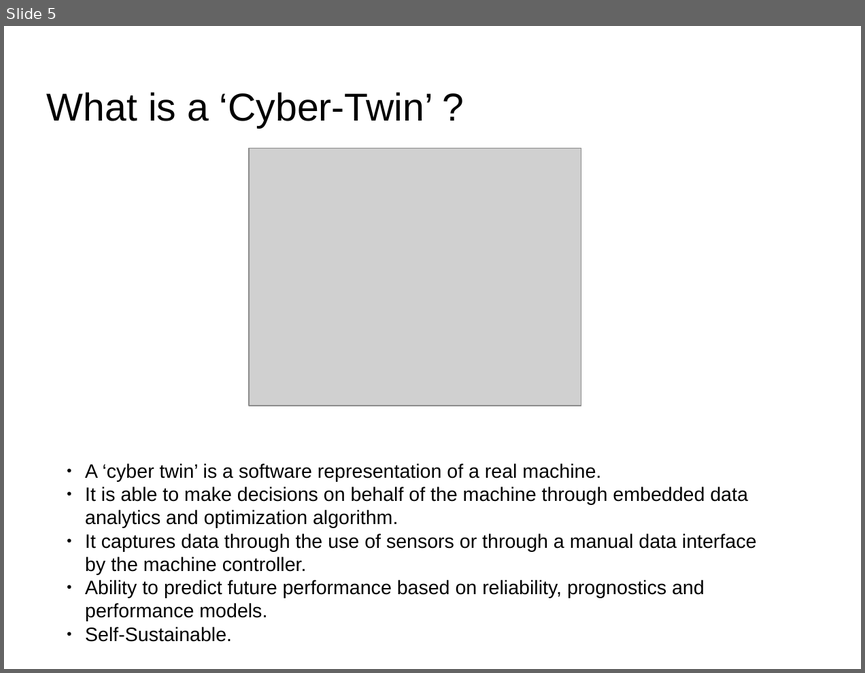
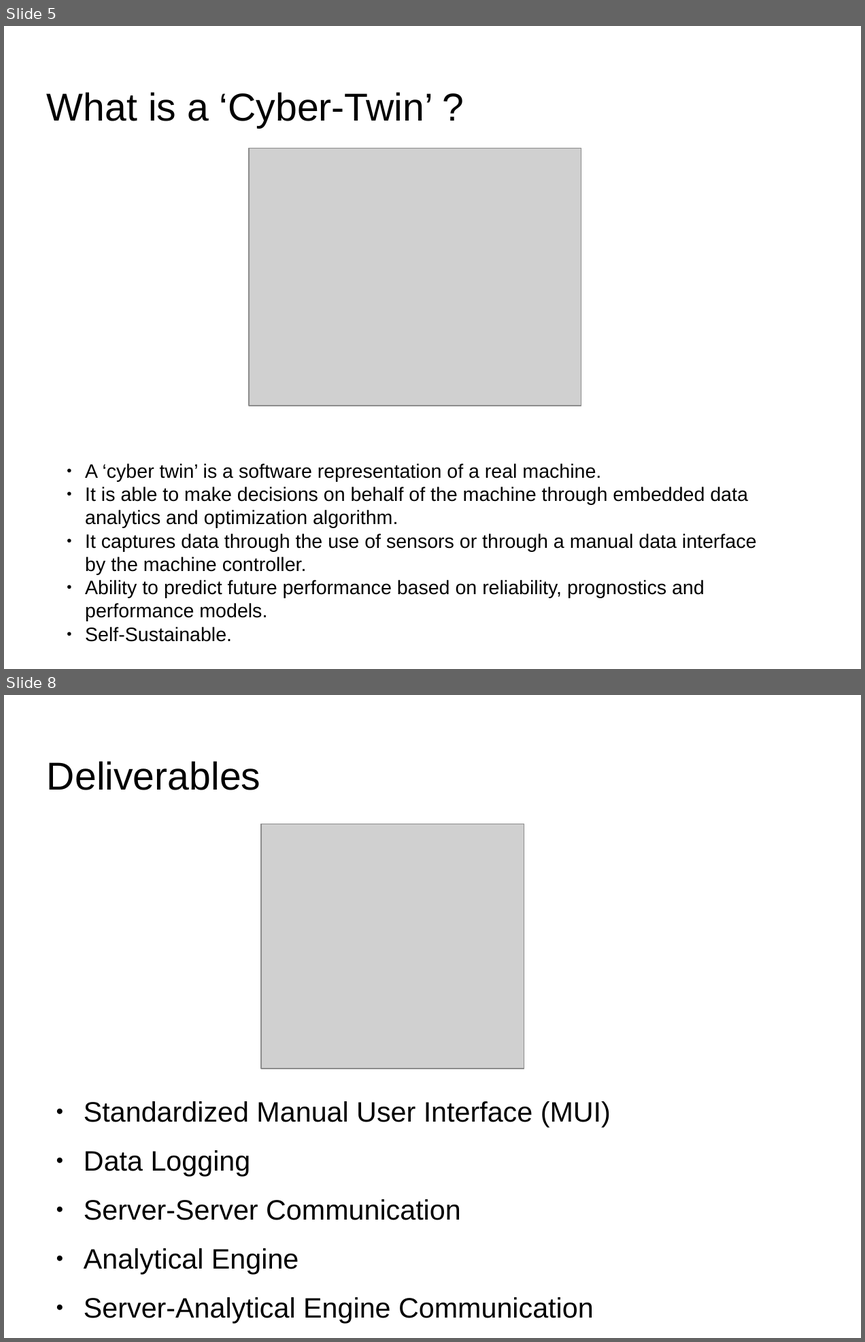
Before and after one commit to vicennial/Group-G, a slide deck: Presentation/Intro.odf.odp. Shown one above the other, each under a label of ours: slide 5 before the commit, slides 5 and 8 after it; the slides between them are not shown. The pictures are 865x673 and 865x1342 pixels, drawn with LibreOffice and Linux fonts; fonts in the diff are those of the drawing; grey boxes stand for pictures; background and template pictures are left out. Boxes give left, top, right and bottom in pixels: in the first picture for what was removed or moved away, otherwise in the second. Text is boxed around its words. In the diff, an @@ line names an element or a change of style, - is before the commit and + after.

```diff
--- a/Presentation/Intro.odf.odp
+++ b/Presentation/Intro.odf.odp
@@ slide 8 added at [4,695,861,1338], background picture (left out) @@
@@ title added at [47,761,260,790], 36 pt, text #000000 @@
+Deliverables
@@ picture added at [261,824,525,1068] @@
@@ text added at [84,1101,611,1323], 26 pt, text #000000 @@
+● Standardized Manual User Interface (MUI)
+● Data Logging
+● Server-Server Communication
+● Analytical Engine
+● Server-Analytical Engine Communication
```
Also in this commit, not shown: 2 slides changed.
